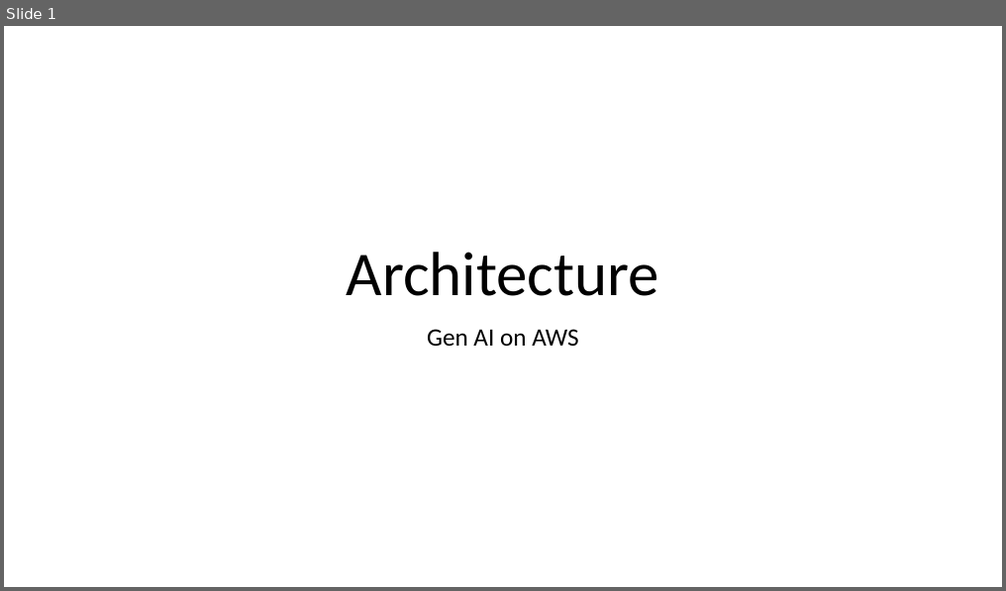
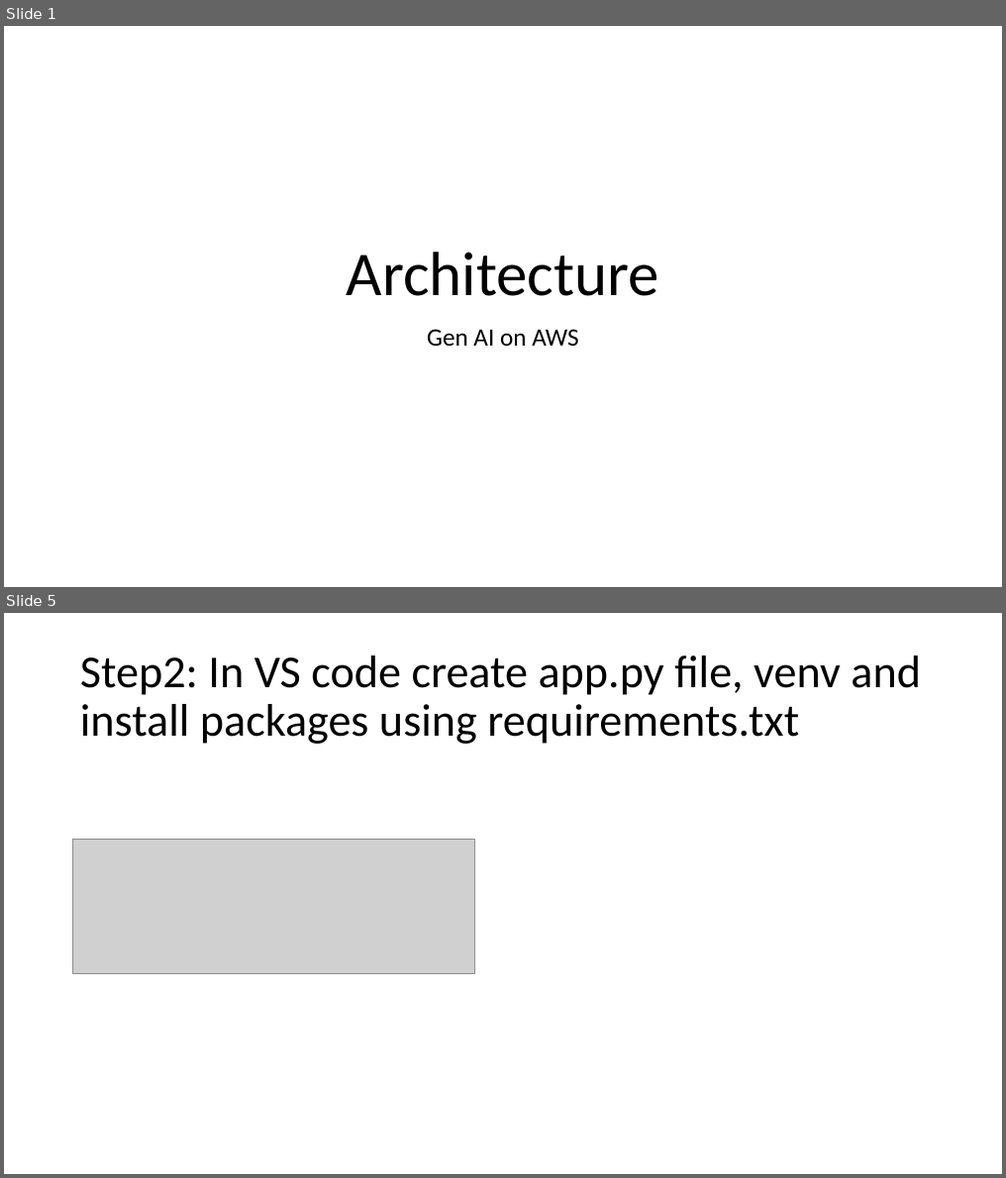
Before and after one commit to shubh2ds/gen-ai-app-aws, a slide deck: Architecture/gen-ai-app-architecture.pptx. Shown one above the other, each under a label of ours: slide 1 before the commit, slides 1 and 5 after it; the slides between them are not shown. The pictures are 1006x591 and 1006x1178 pixels, drawn with LibreOffice and Linux fonts; fonts in the diff are those of the drawing; grey boxes stand for pictures. Boxes give left, top, right and bottom in pixels: in the first picture for what was removed or moved away, otherwise in the second. Text is boxed around its words. In the diff, an @@ line names an element or a change of style, - is before the commit and + after.

Commit message:
Gen AI scalable APP backend Developed on AWS using bedrock,lambda,s3 and api gateway service and routing done for dev stage.

```diff
--- a/Architecture/gen-ai-app-architecture.pptx
+++ b/Architecture/gen-ai-app-architecture.pptx
@@ slide 5 added at (x1=4, y1=613, x2=1002, y2=1174), background #FFFFFF @@
@@ title added at (x1=80, y1=656, x2=921, y2=744), 44 pt, text #000000 @@
+Step2: In VS code create app.py file, venv and install packages using requirements.txt
@@ picture added at (x1=73, y1=839, x2=475, y2=973) @@
```
Also in this commit, not shown: 1 slide changed, 12 other slides added, 4 other files.
